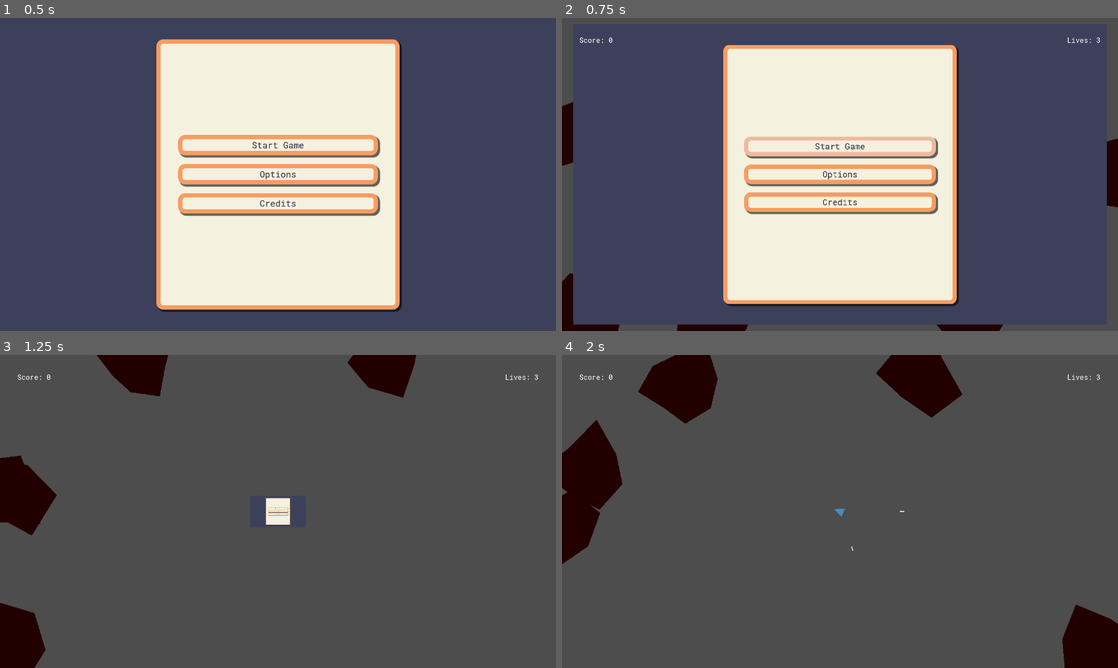
Above: before the commit, frames 1-4 (two rows, left to right).
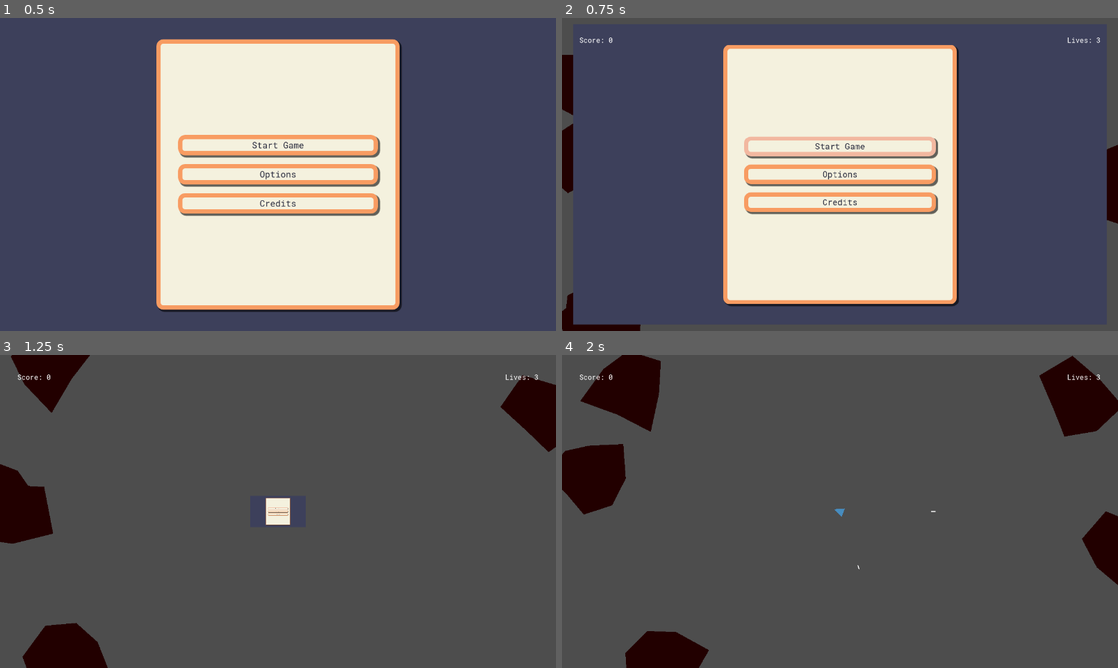
Above: after the commit, the same moments.

Repository: PlanetAriumGameStudio/movie-bluff-gameapp
Game: Godot game, scene res://scenes/main_menu.tscn
Same seed, same stepped clock (60 frames per second), same inputs: the game is played once before the commit and once after it.
Inputs:
- Up to frame 1 (0.5 s): no input
- Up to frame 2 (0.75 s): click "Start Game" at 0.5 s
- Up to frame 3 (1.25 s): no input
- Up to frame 4 (2 s): tap Enter (ui_accept) at 1.25, 1.52 s; hold D (right) from 1.28 s (still down)

Frame 1 is identical in both runs. In frame 2, 1.4% of the frame differs, in the area x 0-100%, y 11-100%; in frame 3, 8.6%; in frame 4, 13%, in the area x 0-100%, y 0-100%.

Commit message:
feat: add audio buses, pause menu, better asteroid break apart

Diff:
--- /dev/null
+++ b/default_bus_layout.tres
@@ -0,0 +1,16 @@
+[gd_resource type="AudioBusLayout" format=3 uid="uid://bq3bqu4mb27ng"]
+
+[resource]
+bus/0/volume_db = -19.676
+bus/1/name = &"SoundEffects"
+bus/1/solo = false
+bus/1/mute = false
+bus/1/bypass_fx = false
+bus/1/volume_db = 0.0
+bus/1/send = &"Master"
+bus/2/name = &"Music"
+bus/2/solo = false
+bus/2/mute = false
+bus/2/bypass_fx = false
+bus/2/volume_db = 0.0
+bus/2/send = &"Master"
--- a/project.godot
+++ b/project.godot
@@ -19,6 +19,7 @@
 
 Globals="*res://scripts/globals.gd"
 TransitionManager="*res://scripts/transition_manager.gd"
+AudioManager="*res://scripts/audio_manager.gd"
 
 [display]
 
@@ -51,6 +52,11 @@
 , Object(InputEventKey,"resource_local_to_scene":false,"resource_name":"","device":-1,"window_id":0,"alt_pressed":false …(186 unchanged characters)…
 ]
 }
+pause={
+"deadzone": 0.5,
+"events": [Object(InputEventKey,"resource_local_to_scene":false,"resource_name":"","device":-1,"window_id":0,"alt_pressed":false,"shift_pressed":false,"ctrl_pressed":false,"meta_pressed":false,"pressed":false,"keycode":0,"physical_keycode":4194305,"key_label":0,"unicode":0,"location":0,"echo":false,"script":null)
+]
+}
 
 [physics]
 
--- a/scenes/asteroids_world.tscn
+++ b/scenes/asteroids_game.tscn
@@ -12,10 +12,12 @@
 point_count = 4
 
 [node name="AsteroidsWorld" type="Node2D"]
-script = ExtResource("1_cgsvl")
+script = ExtResource("1_xrqiq")
+
+[node name="AudioStreamPlayer" type="AudioStreamPlayer" parent="."]
 
 [node name="AsteroidsManager" type="Node2D" parent="."]
-script = ExtResource("1_svmsb")
+script = ExtResource("2_cwuyy")
 
 [node name="AsteroidSpawnPath" type="Path2D" parent="AsteroidsManager"]
 curve = SubResource("Curve2D_yt4y8")
@@ -40,17 +42,18 @@
 layout_mode = 2
 size_flags_horizontal = 0
 size_flags_vertical = 0
-theme_override_fonts/font = ExtResource("3_31or4")
+theme_override_fonts/font = ExtResource("3_tvplo")
 text = "Score: 0"
 
 [node name="Lives" type="Label" parent="GUI/MarginContainer"]
 layout_mode = 2
 size_flags_horizontal = 8
 size_flags_vertical = 0
-theme_override_fonts/font = ExtResource("3_31or4")
+theme_override_fonts/font = ExtResource("3_tvplo")
 text = "Lives: 3"
 
 [node name="GameOverMenu" type="PanelContainer" parent="GUI"]
+visible = false
 anchors_preset = -1
 anchor_left = 0.31
 anchor_top = 0.296
@@ -92,7 +95,6 @@
 
 [node name="PauseMenu" type="PanelContainer" parent="GUI"]
 process_mode = 3
-visible = false
 anchors_preset = 8
 anchor_left = 0.5
 anchor_top = 0.5
@@ -121,13 +123,15 @@
 size_flags_horizontal = 4
 text = "Paused"
 
-[node name="Button" type="Button" parent="GUI/PauseMenu/MarginContainer/VBoxContainer"]
+[node name="MainMenuButton" type="Button" parent="GUI/PauseMenu/MarginContainer/VBoxContainer"]
 layout_mode = 2
 text = "Main Menu"
 
-[node name="Button2" type="Button" parent="GUI/PauseMenu/MarginContainer/VBoxContainer"]
+[node name="ContinueButton" type="Button" parent="GUI/PauseMenu/MarginContainer/VBoxContainer"]
 layout_mode = 2
 text = "Continue"
 
 [connection signal="pressed" from="GUI/GameOverMenu/MarginContainer/TryAgainButton" to="." method="_on_try_again_button_pressed"]
 [connection signal="pressed" from="GUI/GameOverMenu/MarginContainer/MainMenuButton" to="." method="_on_main_menu_button_pressed"]
+[connection signal="pressed" from="GUI/PauseMenu/MarginContainer/VBoxContainer/MainMenuButton" to="." method="_on_main_menu_button_pressed"]
+[connection signal="pressed" from="GUI/PauseMenu/MarginContainer/VBoxContainer/ContinueButton" to="." method="_toggle_pause"]
--- a/scenes/player.tscn
+++ b/scenes/player.tscn
@@ -20,4 +20,7 @@
 [node name="CollisionShape2D" type="CollisionShape2D" parent="Area2D"]
 shape = SubResource("CircleShape2D_2hh5d")
 
+[node name="AudioStreamPlayer2D" type="AudioStreamPlayer2D" parent="."]
+bus = &"SoundEffects"
+
 [connection signal="area_entered" from="Area2D" to="." method="_on_area_2d_area_entered"]
--- a/scenes/ship_bullet.tscn
+++ b/scenes/ship_bullet.tscn
@@ -1,6 +1,6 @@
 [gd_scene load_steps=3 format=3 uid="uid://b7pmkevhqbxse"]
 
-[ext_resource type="Script" path="res://scenes/ship_bullet.gd" id="1_diwnc"]
+[ext_resource type="Script" path="res://scripts/ship_bullet.gd" id="1_diwnc"]
 
 [sub_resource type="RectangleShape2D" id="RectangleShape2D_a2xpy"]
 size = Vector2(10, 2)
--- a/scripts/asteroid.gd
+++ b/scripts/asteroid.gd
@@ -8,7 +8,7 @@
 var _asteroid : PackedVector2Array
 var _asteroid_coords : Array
 var rotation_speed : float
-var rotation_direction : int
+var rotation_direction : float
 var velocity : Vector2
 var size : int
 
@@ -41,7 +41,7 @@
 func generate_velocity():
 	# Generate Rotation
 	rotation_speed = Globals.RNG.randf_range(MIN_ROTATION_SPEED, MAX_ROTATION_SPEED)
-	rotation_direction = 1
+	rotation_direction = Globals.RNG.randf_range(0,2) - 1.0
 
 	#Generate Direction and Velocity
 	var new_force = Vector2.UP.rotated(deg_to_rad(Globals.RNG.randi_range(0, 360)))
--- a/scripts/asteroids_game.gd
+++ b/scripts/asteroids_game.gd
@@ -7,16 +7,23 @@
 var player_lives:int
 var player_ref:Player
 
+
 @onready var score_label:Label = $GUI/MarginContainer/Score
 @onready var lives_label:Label = $GUI/MarginContainer/Lives
 @onready var pause_menu:PanelContainer = $GUI/PauseMenu
 @onready var game_over_menu:PanelContainer = $GUI/GameOverMenu
 @onready var asteroids_manager:AsteroidsManager = $AsteroidsManager
+@onready var asteroids_music:AudioStreamPlayer = $AudioStreamPlayer
 
 func _ready():
 	game_over_menu.visible = false
 	pause_menu.visible = false
+	asteroids_music.stream = load("res://audio/music/2021-10-19_-_Funny_Bit_-_FesliyanStudios_-_David_Renda.mp3")
+	asteroids_music.playing = true
 	init_player()
+
+func _process(delta : float) -> void:
+	_get_input()
 
 func init_player():
 	player_score = 0
@@ -41,16 +48,19 @@
 func game_over():
 	game_over_menu.visible = true
 
-func pause():
-	get_tree().paused = true
-	pause_menu.visible = true
-
-func unpause():
-	get_tree().pause = false
-	pause_menu.visible = false
+func _toggle_pause():
+	get_tree().paused = not get_tree().paused
+	pause_menu.visible = not pause_menu.visible
 
 func _on_main_menu_button_pressed() -> void:
-	TransitionManager.change_scene("res://scenes/main_menu.tscn",1)
+	if get_tree().paused:
+		get_tree().paused = not get_tree().paused
+	TransitionManager.change_scene("res://scenes/main_menu.tscn", 1)
+
 
 func _on_try_again_button_pressed() -> void:
 	_ready()
+
+func _get_input():
+	if Input.is_action_just_pressed("pause"):
+		_toggle_pause()
--- a/scripts/asteroids_manager.gd
+++ b/scripts/asteroids_manager.gd
@@ -24,6 +24,6 @@
 	self.add_child(new_asteroid)
 
 func _on_asteroid_shot(new_position : Vector2, new_size : int):
-	for i in randi_range(0, Globals.RNG.randi_range(1,2)):
+	for i in randi_range(1, Globals.RNG.randi_range(2,3)):
 		print(i)
 		generate_asteroid_at_position(new_position, new_size)
--- /dev/null
+++ b/scripts/audio_manager.gd
@@ -0,0 +1,19 @@
+extends Node
+
+# AudioServer takes bus volume values as float representing Db. It is recommended to keep Audible Db values between -60Db and 0Db.
+# To make bus inaudible, values of -80Db to -60Db should be sufficient
+var master_volume_level : float:
+	get : return master_volume_level
+	set(volume) :
+		master_volume_level = volume
+		AudioServer.set_bus_volume_db(AudioServer.get_bus_index("Master"), volume)
+var sfx_volume_level : float:
+	get : return sfx_volume_level
+	set(volume) :
+		sfx_volume_level = volume
+		AudioServer.set_bus_volume_db(AudioServer.get_bus_index("SoundEffects"), volume)
+var music_volume_level : float:
+	get : return music_volume_level
+	set(volume) :
+		music_volume_level = volume
+		AudioServer.set_bus_volume_db(AudioServer.get_bus_index("Music"), volume)
--- a/scripts/main_panel.gd
+++ b/scripts/main_panel.gd
@@ -1,6 +1,6 @@
 extends PanelContainer
 
-const DODGEBALL_WORLD_SCENE = "res://scenes/asteroids_world.tscn"
+const DODGEBALL_WORLD_SCENE = "res://scenes/asteroids_game.tscn"
 const CREDITS_SCENE = "res://scenes/credits_panel.tscn"
 const OPTIONS_SCENE = "res://scenes/options.tscn"
 
--- a/scripts/player.gd
+++ b/scripts/player.gd
@@ -18,6 +18,8 @@
 var rotation_direction = 0
 var acceleration = 0
 var shoot = false
+
+@onready var _asp : AudioStreamPlayer2D = $AudioStreamPlayer2D
 
 func _ready():
 	velocity = Vector2(0,0)
--- a/scenes/ship_bullet.gd
+++ b/scripts/ship_bullet.gd
@@ -1,6 +1,6 @@
 extends Area2D
 
-@export var SPEED: float = 200.0
+@export var SPEED: float = 300.0
 
 func _process(delta: float) -> void:
 	position += Vector2.RIGHT.rotated(rotation) * SPEED * delta
Not shown, added: audio/music/2021-10-19_-_Funny_Bit_-_FesliyanStudios_-_David_Renda.mp3.import
Not shown, added: audio/sound_effects/rocketthrustmaxx-100019.mp3.import
Not shown: 3 places in scenes/asteroids_game.tscn that only renumber resources
Not shown, added: audio/music/2021-10-19_-_Funny_Bit_-_FesliyanStudios_-_David_Renda.mp3
Not shown, added: audio/sound_effects/rocketthrustmaxx-100019.mp3
